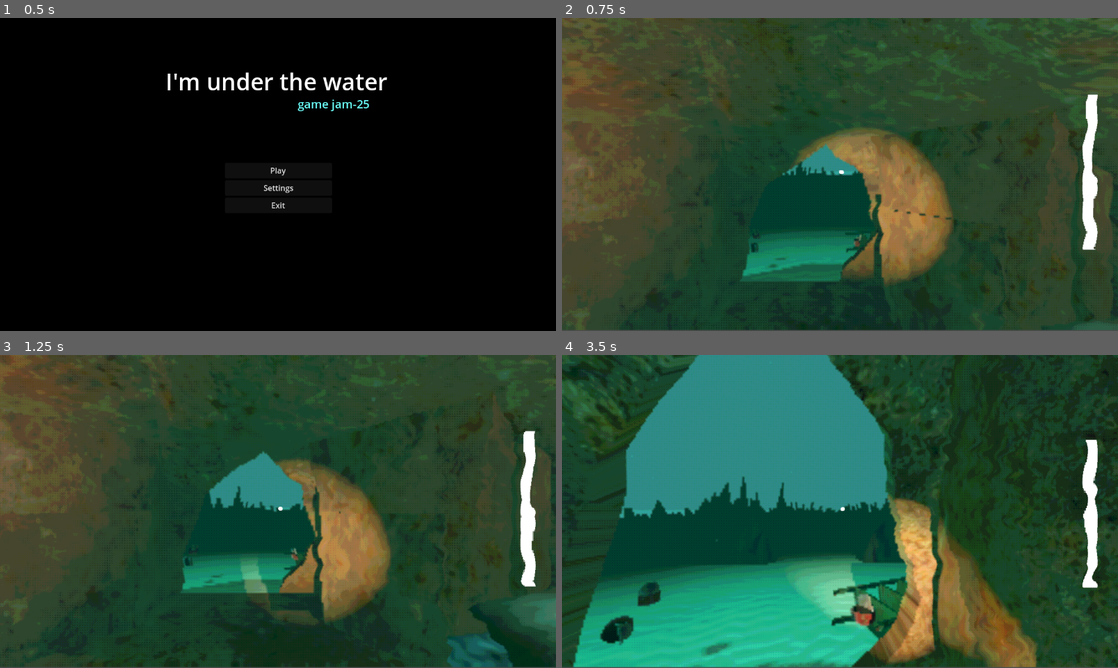
Above: before the commit, frames 1-4 (two rows, left to right).
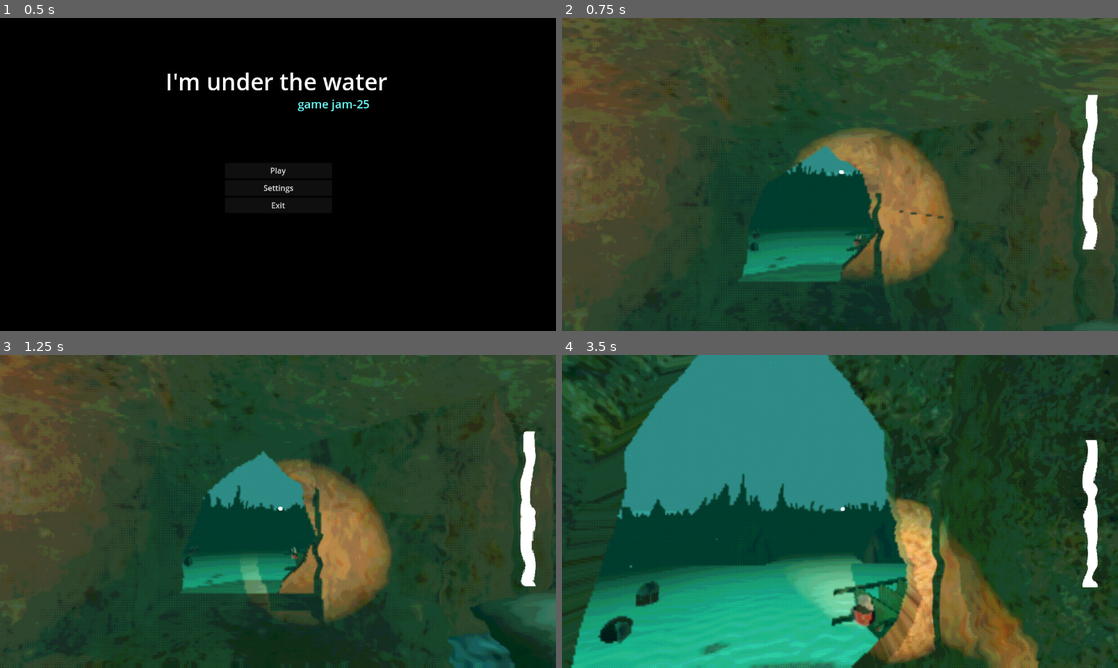
Above: after the commit, the same moments.

Repository: useronym/BubbleGameJam
Game: Godot game, scene res://scenes/mainMenu.tscn
The game is run twice, just before and just after one commit, with the same random seed, the same clock (stepped at 60 frames per second) and the same inputs.
Inputs (mouse positions are in pixels of both pictures, inside the frame that each line leads up to):
- Up to frame 1 (0.5 s): no input
- Up to frame 2 (0.75 s): click "Play" at 0.5 s
- Up to frame 3 (1.25 s): no input
- Up to frame 4 (3.5 s): tap Enter at 1.25 s; move the mouse to (867, 511) at 1.27 s; hold W (up) from 1.28 s (still down); tap E (interact) at 1.35, 2.1, 2.85 s; move the mouse to (812, 511) at 2.02 s; move the mouse to (851, 505) at 2.77 s

Frame 1 is identical in both runs. In frame 2, 0.6% of the frame differs, in the area x 0-100%, y 24-100%; in frame 3, 0.6%; in frame 4, 1.6%, in the area x 0-100%, y 0-100%.

Commit message:
Viewport scaling implement

Diff:
--- a/main.tscn
+++ b/main.tscn
@@ -1,17 +1,18 @@
-[gd_scene load_steps=28 format=3 uid="uid://piq1qo6dhgdh"]
+[gd_scene load_steps=24 format=3 uid="uid://piq1qo6dhgdh"]
 
 [ext_resource type="PackedScene" uid="uid://brpt71jl5cg2q" path="res://scenes/player.tscn" id="1_8teri"]
 [ext_resource type="Shader" path="res://shaders/ps1.gdshader" id="1_k7buc"]
 [ext_resource type="Texture2D" uid="uid://bfveptx8iejlg" path="res://shaders/damien-ramirez-cg-2.jpg" id="2_l2tep"]
+[ext_resource type="Script" path="res://resize_viewport.gd" id="3_g6vh3"]
 [ext_resource type="PackedScene" uid="uid://b72hjo0h8mcm6" path="res://scenes/lights.tscn" id="3_r2uqw"]
 [ext_resource type="PackedScene" uid="uid://dyy7qou5v3pbc" path="res://scenes/bubbles/bubble_area_on_ground.tscn" id="5_teoff"]
 [ext_resource type="PackedScene" uid="uid://mtsnhob3ue78" path="res://scenes/level.tscn" id="9_ndpwn"]
 [ext_resource type="PackedScene" uid="uid://df7xv0nfo6bja" path="res://scenes/bubbles/bubble_manager.tscn" id="10_alvmu"]
 [ext_resource type="PackedScene" uid="uid://b2clvwp6pfoxk" path="res://scenes/item/items_manager.tscn" id="13_2j1is"]
 [ext_resource type="AudioStream" uid="uid://6hooqjm4cwgd" path="res://environment/audio/bubble_env.wav" id="15_0f3oo"]
-[ext_resource type="PackedScene" path="res://scenes/item/item_suit.tscn" id="15_3d437"]
-[ext_resource type="PackedScene" path="res://scenes/item/item_helmet.tscn" id="15_pxotq"]
-[ext_resource type="PackedScene" path="res://scenes/item/item_tank.tscn" id="16_yh77s"]
+[ext_resource type="PackedScene" uid="uid://8ctxyxkkmgeo" path="res://scenes/item/item_suit.tscn" id="15_3d437"]
+[ext_resource type="PackedScene" uid="uid://nw1hiirwbbl5" path="res://scenes/item/item_helmet.tscn" id="15_pxotq"]
+[ext_resource type="PackedScene" uid="uid://c0k22utsto20l" path="res://scenes/item/item_tank.tscn" id="16_yh77s"]
 [ext_resource type="AudioStream" uid="uid://bw4q73n10c0ss" path="res://environment/audio/harmony_1.wav" id="19_xrs77"]
 [ext_resource type="AudioStream" uid="uid://d34auphr31u7" path="res://environment/audio/harmony_2.wav" id="20_2qe0c"]
 [ext_resource type="AudioStream" uid="uid://cd064vddnu426" path="res://environment/audio/harmony_3.wav" id="21_r51fk"]
@@ -70,16 +71,17 @@
 [node name="SubViewportContainer" type="SubViewportContainer"]
 material = SubResource("ShaderMaterial_xegm8")
 offset_right = 1152.0
-offset_bottom = 646.0
+offset_bottom = 648.0
 size_flags_horizontal = 3
 size_flags_vertical = 3
 stretch = true
+script = ExtResource("3_g6vh3")
 
 [node name="SubViewport" type="SubViewport" parent="."]
 handle_input_locally = false
 scaling_3d_scale = 0.25
 audio_listener_enable_3d = true
-size = Vector2i(1152, 646)
+size = Vector2i(1152, 648)
 render_target_update_mode = 4
 
 [node name="Node3D" type="Node3D" parent="SubViewport"]
--- a/resize_viewport.gd
+++ b/resize_viewport.gd
@@ -5,11 +5,11 @@
 # Called when the node enters the scene tree for the first time.
 func _ready() -> void:
 	get_tree().get_root().size_changed.connect(_on_resized)
+	_on_resized()
 
 # Called every frame. 'delta' is the elapsed time since the previous frame.
 func _process(delta: float) -> void:
 	pass
 
-
 func _on_resized() -> void:
 	size = get_viewport().size
